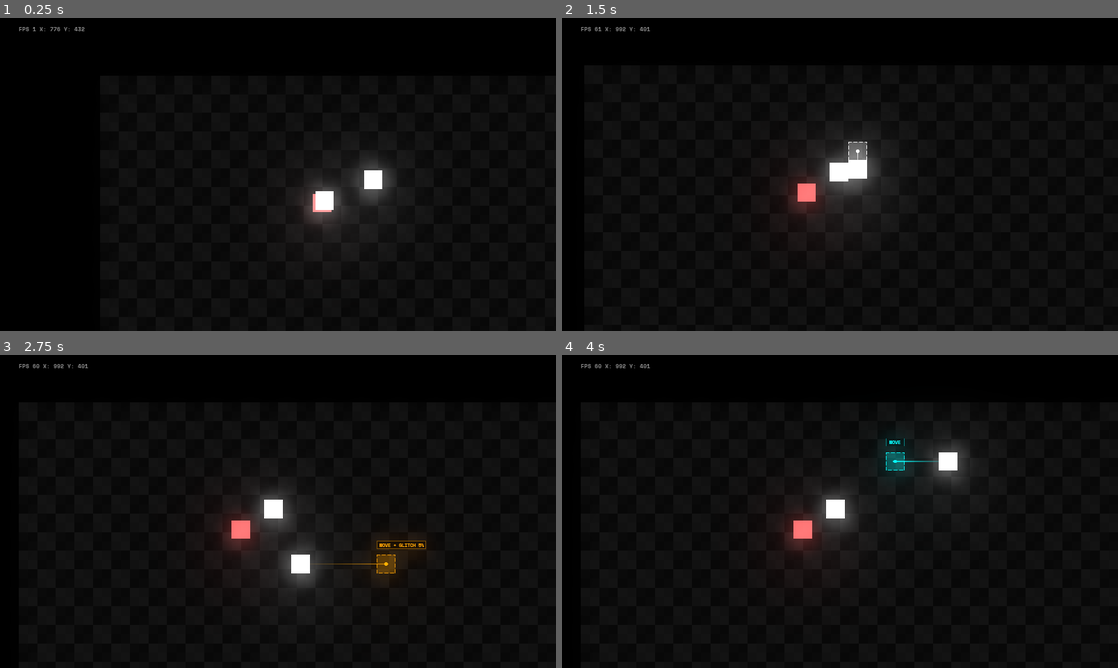
Above: before the commit, frames 1-4 (two rows, left to right).
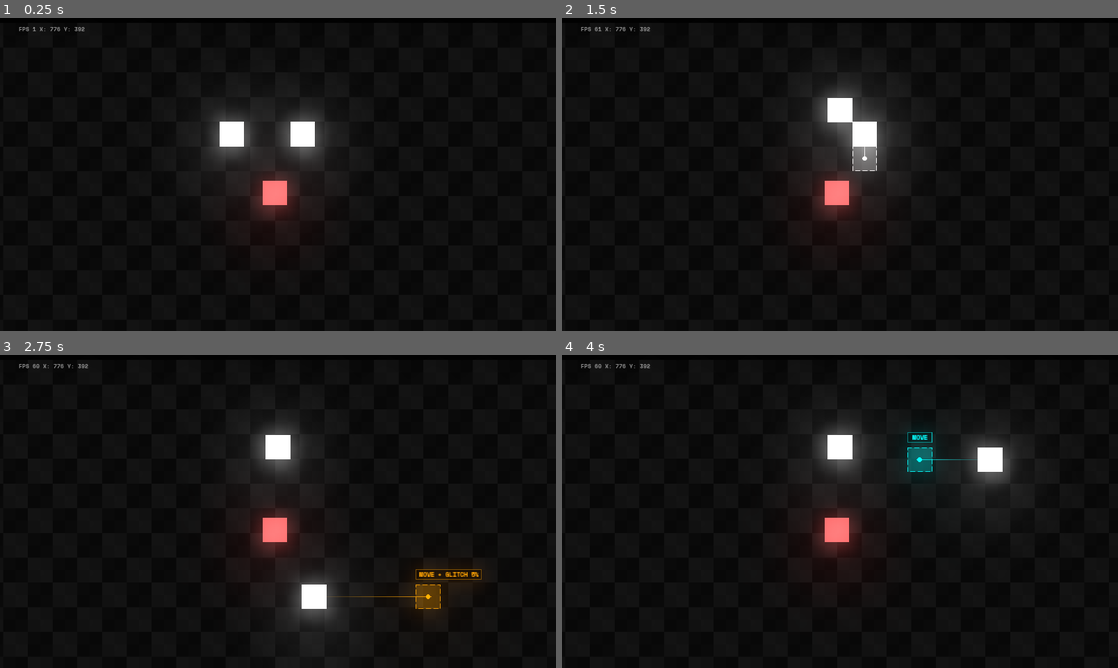
Above: after the commit, the same moments.

Repository: btzr-io/UNDER_DEVELOPMENT
Game: Godot game, scene res://scenes/Level.tscn
Same seed, same stepped clock (60 frames per second), same inputs: the game is played once before the commit and once after it. This scene is started directly instead of the project's main scene.
Inputs:
- Up to frame 1 (0.25 s): no input
- Up to frame 2 (1.5 s): tap Enter (ui_accept) at 0.5, 0.6, 0.77, 1.07, 1.35 s; hold Right (ui_right) 0.53-1.28 s; hold Down (ui_down) from 1.28 s (still down)
- Up to frame 3 (2.75 s): tap Enter (ui_accept) at 1.52, 1.82, 2.1 s; release Down (ui_down) at 2.03 s; hold Right (ui_right) from 2.03 s (still down)
- Up to frame 4 (4 s): release Right (ui_right) at 2.78 s; hold Up (ui_up) 2.78-3.53 s; tap Enter (ui_accept) at 2.85, 3.02, 3.32, 3.6, 3.77 s; hold Left (ui_left) from 3.53 s (still down)

The runs differ from the first frame. In frame 1, 6.3% of the frame differs, in the area x 13-71%, y 2-69%; in frame 2, 4.1%; in frame 3, 5.7%; in frame 4, 5.3%.

Commit message:
fix tooltip postion

Diff:
--- a/scenes/Actors/Player.tscn
+++ b/scenes/Actors/Player.tscn
@@ -38,7 +38,7 @@
 "times": PoolRealArray( 0 ),
 "transitions": PoolRealArray( 1 ),
 "update": 0,
-"values": [ true ]
+"values": [ false ]
 }
 tracks/1/type = "value"
 tracks/1/path = NodePath(".:self_modulate")
@@ -52,23 +52,11 @@
 "update": 0,
 "values": [ Color( 1, 1, 1, 0 ) ]
 }
-tracks/2/type = "value"
-tracks/2/path = NodePath(".:rect_position")
-tracks/2/interp = 1
-tracks/2/loop_wrap = true
-tracks/2/imported = false
-tracks/2/enabled = true
-tracks/2/keys = {
-"times": PoolRealArray( 0 ),
-"transitions": PoolRealArray( 1 ),
-"update": 0,
-"values": [ Vector2( -32, -80 ) ]
-}
 
 [sub_resource type="Animation" id=10]
 resource_name = "show"
 length = 0.2
-step = 0.05
+step = 0.01
 tracks/0/type = "value"
 tracks/0/path = NodePath(".:visible")
 tracks/0/interp = 1
@@ -76,10 +64,10 @@
 tracks/0/imported = false
 tracks/0/enabled = true
 tracks/0/keys = {
-"times": PoolRealArray( 0, 0.2 ),
-"transitions": PoolRealArray( 1, 1 ),
+"times": PoolRealArray( 0, 0.15, 0.2 ),
+"transitions": PoolRealArray( 1, 1, 1 ),
 "update": 1,
-"values": [ true, true ]
+"values": [ false, true, true ]
 }
 tracks/1/type = "value"
 tracks/1/path = NodePath(".:self_modulate")
@@ -92,18 +80,6 @@
 "transitions": PoolRealArray( 1, 1, 1 ),
 "update": 0,
 "values": [ Color( 1, 1, 1, 0 ), Color( 1, 1, 1, 0 ), Color( 1, 1, 1, 1 ) ]
-}
-tracks/2/type = "value"
-tracks/2/path = NodePath(".:rect_position")
-tracks/2/interp = 1
-tracks/2/loop_wrap = true
-tracks/2/imported = false
-tracks/2/enabled = true
-tracks/2/keys = {
-"times": PoolRealArray( 0, 0.2 ),
-"transitions": PoolRealArray( 1, 1 ),
-"update": 0,
-"values": [ Vector2( -32, -32 ), Vector2( -32, -80 ) ]
 }
 
 [sub_resource type="RectangleShape2D" id=2]
@@ -132,11 +108,12 @@
 script = ExtResource( 2 )
 
 [node name="Tooltip" type="Label" parent="."]
+visible = false
 self_modulate = Color( 1, 1, 1, 0 )
 margin_left = -32.0
-margin_top = -80.0
+margin_top = -72.0
 margin_right = 32.0
-margin_bottom = -47.0
+margin_bottom = -40.0
 rect_min_size = Vector2( 64, 0 )
 size_flags_horizontal = 2
 size_flags_vertical = 2
--- a/scenes/Level.tscn
+++ b/scenes/Level.tscn
@@ -47,7 +47,7 @@
 color = Color( 0, 0, 0, 1 )
 
 [node name="Main_camera" parent="." instance=ExtResource( 4 )]
-target_path = NodePath("../Player")
+position = Vector2( 776, 392 )
 
 [node name="Sprite2" type="Sprite" parent="."]
 modulate = Color( 1, 1, 1, 0.862745 )
@@ -57,12 +57,12 @@
 texture = ExtResource( 7 )
 
 [node name="Player" parent="." instance=ExtResource( 2 )]
-position = Vector2( 776, 432 )
+position = Vector2( 656, 288 )
 collision_layer = 1
 collision_mask = 1
 
 [node name="Player2" parent="." instance=ExtResource( 2 )]
-position = Vector2( 944, 360 )
+position = Vector2( 840, 288 )
 collision_layer = 1
 collision_mask = 1
 is_selected = false
--- a/scenes/Main_camera.tscn
+++ b/scenes/Main_camera.tscn
@@ -4,6 +4,7 @@
 
 [node name="Main_camera" type="Camera2D"]
 current = true
+zoom = Vector2( 0.75, 0.75 )
 process_mode = 0
 drag_margin_h_enabled = true
 drag_margin_v_enabled = true
--- a/scripts/Loading_message.gd
+++ b/scripts/Loading_message.gd
@@ -1,6 +1,7 @@
 extends Label
 
 
+# Fake messages
 const MESSAGES = [
 	"Loading textures",
 	"Ignoring bugs",
--- a/scripts/Player.gd
+++ b/scripts/Player.gd
@@ -44,9 +44,10 @@
 var interactive_state = INTERACTIVE_STATES.ACTIVE
 
 
+
+onready var level = get_tree().current_scene
+onready var camera = level.get_node_or_null("Main_camera")
 onready var line_connection = get_node("Line_connection")
-onready var level = get_tree().current_scene
-onready var camera = get_tree().root.get_node("Level/Main_camera")
 
 
 func is_overlaping():
@@ -54,6 +55,16 @@
 
 func snap_to_position(new_position):
 	snap_position = new_position
+
+func show_tooltip():
+	if not $Tooltip.visible:
+		var tooltip_direction = last_direction.y
+		if tooltip_direction  <= 0:
+			$Tooltip.rect_position.y = -72
+		if tooltip_direction > 0:
+			$Tooltip.rect_position.y = 40
+		$Tooltip/AnimationPlayer.play("show")
+		print(last_direction)
 
 func _ready():
 	$Ovelrap.connect("body_exited", self, "handle_body_exit")
@@ -76,17 +87,19 @@
 	if selected_target:
 		line_connection.disconnect_target()
 		selected_target.is_selected = true
+		selected_target.last_direction = last_direction
 		selected_target.enter_edit_mode()
 		is_selected = false
 		queue_free()
 		return
 
-	if is_instance_valid(last_clone_instance):
+	if current_action == ACTIONS.MOVE and is_instance_valid(last_clone_instance):
 		interactive_state = INTERACTIVE_STATES.ACTIVE
 		$Sprite.frame = interactive_state
 		instance_clone()
 		line_connection.disconnect_target()
-		camera.add_trauma(0.4)
+		if camera:
+			camera.add_trauma(0.4)
 		$Tooltip.hide()
 		$CollisionShape2D.disabled = false
 		is_editing = false
@@ -100,8 +113,9 @@
 		current_speed = max_speed
 		target_position = global_transform.origin + last_direction * size.x
 		instance_clone()
-		$Tooltip/AnimationPlayer.play("show")
 		$CollisionShape2D.disabled = true
+		show_tooltip()
+
 
 func get_glitch_chance():
 	var distance = clamp(line_connection.target_distance, 1, max_glitch_range)
@@ -220,7 +234,6 @@
 
 			if is_editing and snap_position:
 				smooth_snap_position(snap_position, delta * speed * 0.08 )
-
 		else:
 			last_direction = direction
 			current_speed =  lerp(current_speed, max_speed, 0.3)
